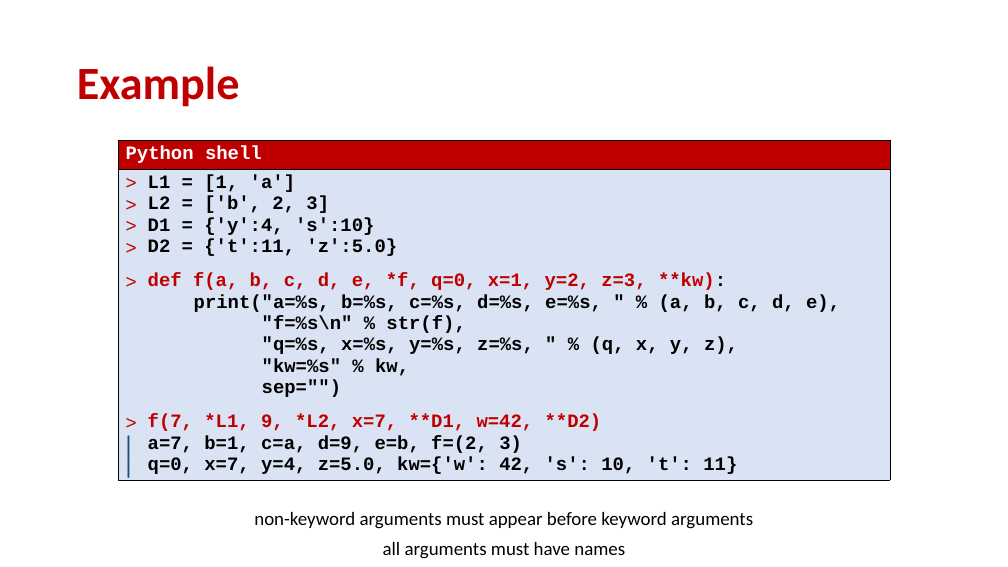
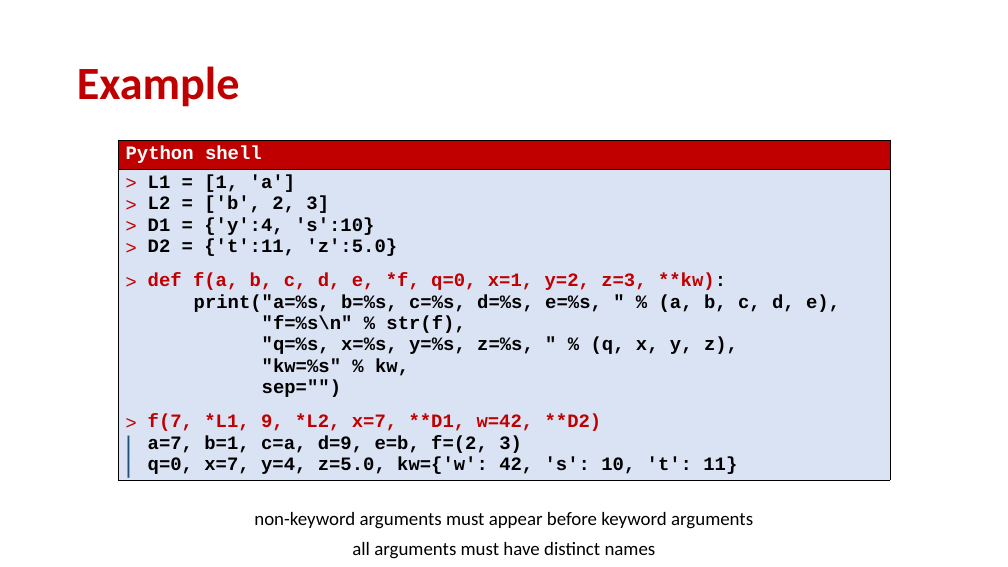
Before and after one commit to gsbrodal/gsbrodal.github.io, a slide deck: slide 21 of ipsa/slides/functions.pptx. Drawn at 1008x567 pixels with LibreOffice and Linux fonts; fonts in the diff are those of the drawing. Boxes give left, top, right and bottom in pixels: in the first picture for what was removed or moved away, otherwise in the second. Text is boxed around its words. In the diff, an @@ line names an element or a change of style, - is before the commit and + after.

```diff
--- a/ipsa/slides/functions.pptx
+++ b/ipsa/slides/functions.pptx
@@ text at (x1=352, y1=542, x2=656, y2=559): text changed @@
-all arguments must have names
+all arguments must have distinct names
```
Also in this commit, not shown: 9 other slides changed, 1 slide added, 2 other files.
